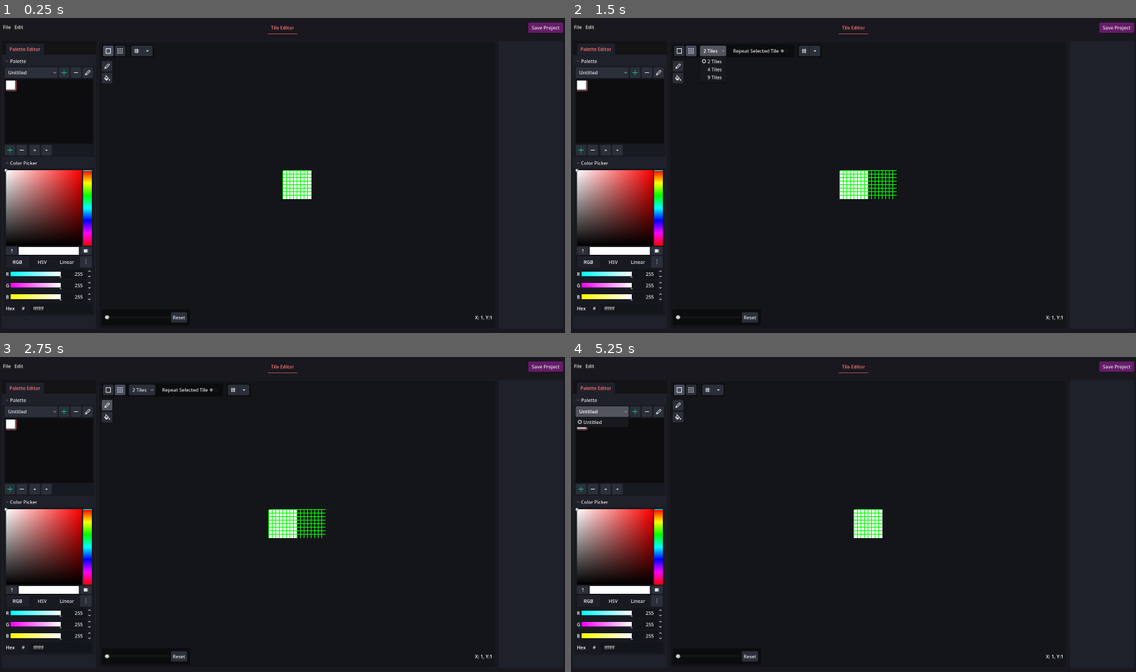
Above: before the commit, frames 1-4 (two rows, left to right).
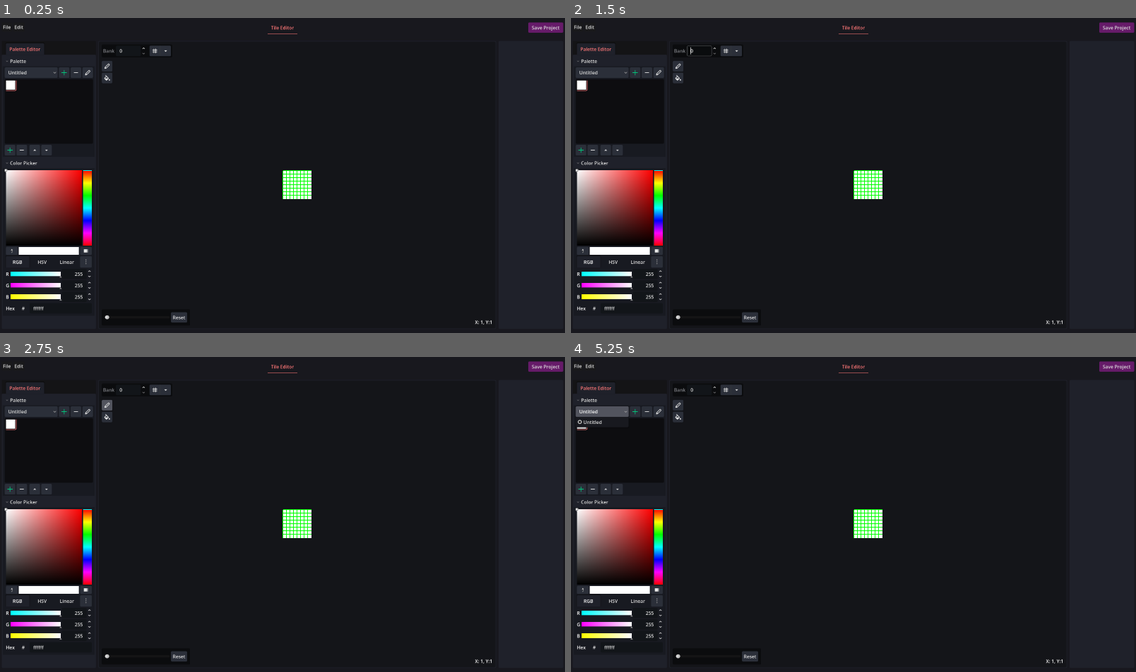
Above: after the commit, the same moments.

Repository: dmoreland117/gba-tile-edit
Game: Godot game, scene res://main.tscn
The game is run twice, just before and just after one commit, with the same random seed, the same clock (stepped at 60 frames per second) and the same inputs. The engine's default icon, where the game draws it, is replaced by a stand-in: a white triangle on a blue panel in a dark square.
Inputs (mouse positions are in pixels of both pictures, inside the frame that each line leads up to):
- Up to frame 1 (0.25 s): no input
- Up to frame 2 (1.5 s): click (689, 49) at 0.52 s; click (712, 49) at 1.25 s, where only the run before the commit has a clickable "2 Tiles"
- Up to frame 3 (2.75 s): click (107, 404) at 2 s
- Up to frame 4 (5.25 s): click (763, 388) at 2.75 s, where only the run before the commit has a clickable "Repeat Selected Tile"; click (678, 388) at 3.52 s; click (678, 388) at 4.27 s; click "Untitled" at 5 s

The runs differ from the first frame. In frame 1, 0.3% of the frame differs, in the area x 18-87%, y 8-98%; in frame 2, 1.1%; in frame 3, 1.0%; in frame 4, 0.3%.

Commit message:
start tile editor cleanup

Diff:
--- a/plugins/base/editor_ui/tile_editor/tile_editor.gd
+++ b/plugins/base/editor_ui/tile_editor/tile_editor.gd
@@ -21,8 +21,6 @@
 var zoom_step:float = 0.1
 var zoom:float = 4.0 : set=set_zoom
 
-var _tile_size:Vector2
-
 var _mouse_inside:bool = false
 var _mouse_inside_canvas:bool = false
 var _mouse_pos:Vector2 : set=_set_mouse_pos
@@ -35,7 +33,7 @@
 	if !tile_texture:
 		return
 
-	tile_texture.palette = Project.get_palette(id)
+	tile_texture.palette = Project.palettes.get_palette(id)
 
 func set_tile_count(count:int):
 	tile_count = count
@@ -152,6 +150,11 @@
 	tile_texture.tiles_set.connect(_on_tile_texture_tiles_set)
 	set_tile_idx(tile_idx)
 
+	palette_editor.palette_id_changed.connect(
+		func(new_id):
+			set_palette(new_id)
+	)
+
 	Ui.register_tile_editor(self)
 
 func _on_zoom_slider_value_changed(new_value: Variant) -> void:
--- a/plugins/base/editor_ui/tile_editor/tile_editor.tscn
+++ b/plugins/base/editor_ui/tile_editor/tile_editor.tscn
@@ -5,10 +5,7 @@
 [ext_resource type="Script" uid="uid://dhix8gqt5cxjo" path="res://plugins/base/editor_ui/tile_editor/zoom_slider.gd" id="3_1nac1"]
 [ext_resource type="Script" uid="uid://cklhqe0dpape1" path="res://widget/grid_viewer.gd" id="3_ick41"]
 [ext_resource type="Script" uid="uid://0ui4vn5rq25o" path="res://class/grid_data.gd" id="4_1r8kw"]
-[ext_resource type="Texture2D" uid="uid://xiok0g81mbi2" path="res://assets/icons/icon_single_tile.svg" id="4_8sblb"]
-[ext_resource type="Script" uid="uid://b7w70khcp3c0m" path="res://plugins/base/editor_ui/tile_editor/tile_modes.gd" id="4_ick41"]
-[ext_resource type="Texture2D" uid="uid://cqwurvddp01qf" path="res://assets/icons/icon_tiled_tile.svg" id="5_ick41"]
-[ext_resource type="ButtonGroup" uid="uid://ll122ga11ywd" path="res://plugins/base/editor_ui/tile_editor/tile_mode_btn_group.tres" id="5_ul6tg"]
+[ext_resource type="LabelSettings" uid="uid://bdpw4s64226gw" path="res://resources/label/body.tres" id="5_br0id"]
 [ext_resource type="Texture2D" uid="uid://cpnbt8yxfr4me" path="res://assets/grid_x24.svg" id="8_21f4e"]
 [ext_resource type="PackedScene" uid="uid://soyhgvhpjnjj" path="res://widget/dropdown__button.tscn" id="10_5cgb8"]
 [ext_resource type="Texture2D" uid="uid://coylvar1xkb1r" path="res://assets/icons/pencil_24x.svg" id="10_opda1"]
@@ -84,55 +81,6 @@
 size_flags_vertical = 3
 theme_override_constants/separation = 12
 
-[node name="tile_modes" type="PanelContainer" parent="bg_panel/MarginContainer/VBoxContainer/ScrollContainer/options_menubar" unique_id=1389702608]
-unique_name_in_owner = true
-layout_mode = 2
-size_flags_horizontal = 0
-mouse_filter = 1
-theme_type_variation = &"widget_container_panel"
-script = ExtResource("4_ick41")
-
-[node name="hbox" type="HBoxContainer" parent="bg_panel/MarginContainer/VBoxContainer/ScrollContainer/options_menubar/tile_modes" unique_id=1324532924]
-unique_name_in_owner = true
-layout_mode = 2
-theme_override_constants/separation = 12
-
-[node name="HBoxContainer" type="HBoxContainer" parent="bg_panel/MarginContainer/VBoxContainer/ScrollContainer/options_menubar/tile_modes/hbox" unique_id=1073132950]
-layout_mode = 2
-
-[node name="single_tile_btn" type="Button" parent="bg_panel/MarginContainer/VBoxContainer/ScrollContainer/options_menubar/tile_modes/hbox/HBoxContainer" unique_id=382115224]
-layout_mode = 2
-theme_type_variation = &"widget_menubar_button"
-toggle_mode = true
-button_pressed = true
-button_group = ExtResource("5_ul6tg")
-icon = ExtResource("4_8sblb")
-
-[node name="multi_tile_btn" type="Button" parent="bg_panel/MarginContainer/VBoxContainer/ScrollContainer/options_menubar/tile_modes/hbox/HBoxContainer" unique_id=1346399446]
-layout_mode = 2
-theme_type_variation = &"widget_menubar_button"
-toggle_mode = true
-button_group = ExtResource("5_ul6tg")
-icon = ExtResource("5_ick41")
-
-[node name="tile_count_opt" type="OptionButton" parent="bg_panel/MarginContainer/VBoxContainer/ScrollContainer/options_menubar/tile_modes/hbox" unique_id=597574033]
-unique_name_in_owner = true
-layout_mode = 2
-selected = 0
-item_count = 3
-popup/item_0/text = "2 Tiles"
-popup/item_0/id = 2
-popup/item_1/text = "4 Tiles"
-popup/item_1/id = 4
-popup/item_2/text = "9 Tiles"
-popup/item_2/id = 9
-
-[node name="repeat_tile_btn" type="CheckButton" parent="bg_panel/MarginContainer/VBoxContainer/ScrollContainer/options_menubar/tile_modes/hbox" unique_id=413527362]
-unique_name_in_owner = true
-layout_mode = 2
-text = "Repeat Selected Tile"
-flat = true
-
 [node name="grid_options" type="PanelContainer" parent="bg_panel/MarginContainer/VBoxContainer/ScrollContainer/options_menubar" unique_id=45948003]
 unique_name_in_owner = true
 layout_mode = 2
@@ -141,6 +89,17 @@
 [node name="HBoxContainer" type="HBoxContainer" parent="bg_panel/MarginContainer/VBoxContainer/ScrollContainer/options_menubar/grid_options" unique_id=1225992685]
 layout_mode = 2
 theme_override_constants/separation = 12
+
+[node name="HBoxContainer" type="HBoxContainer" parent="bg_panel/MarginContainer/VBoxContainer/ScrollContainer/options_menubar/grid_options/HBoxContainer" unique_id=1460217320]
+layout_mode = 2
+
+[node name="Label" type="Label" parent="bg_panel/MarginContainer/VBoxContainer/ScrollContainer/options_menubar/grid_options/HBoxContainer/HBoxContainer" unique_id=496868127]
+layout_mode = 2
+text = "Bank"
+label_settings = ExtResource("5_br0id")
+
+[node name="SpinBox" type="SpinBox" parent="bg_panel/MarginContainer/VBoxContainer/ScrollContainer/options_menubar/grid_options/HBoxContainer/HBoxContainer" unique_id=548031096]
+layout_mode = 2
 
 [node name="grid_dropdown" parent="bg_panel/MarginContainer/VBoxContainer/ScrollContainer/options_menubar/grid_options/HBoxContainer" unique_id=68802493 instance=ExtResource("10_5cgb8")]
 unique_name_in_owner = true
@@ -200,18 +159,15 @@
 [node name="Label" type="Label" parent="bg_panel/MarginContainer/VBoxContainer/HBoxContainer" unique_id=996297942]
 layout_mode = 2
 size_flags_horizontal = 3
+size_flags_vertical = 1
 text = "X: 1, Y:1"
 horizontal_alignment = 2
+vertical_alignment = 2
 
 [connection signal="mouse_entered" from="bg_panel" to="." method="_on_bg_panel_mouse_entered"]
 [connection signal="mouse_exited" from="bg_panel" to="." method="_on_bg_panel_mouse_exited"]
 [connection signal="mouse_entered" from="bg_panel/ScrollContainer/tile_texture" to="." method="_on_tile_texture_mouse_entered"]
 [connection signal="mouse_exited" from="bg_panel/ScrollContainer/tile_texture" to="." method="_on_tile_texture_mouse_exited"]
-[connection signal="repeat_selected_tile_set" from="bg_panel/MarginContainer/VBoxContainer/ScrollContainer/options_menubar/tile_modes" to="." method="_on_tile_modes_repeat_selected_tile_set"]
-[connection signal="tile_count_changed" from="bg_panel/MarginContainer/VBoxContainer/ScrollContainer/options_menubar/tile_modes" to="." method="_on_tile_modes_tile_count_changed"]
-[connection signal="tile_mode_changed" from="bg_panel/MarginContainer/VBoxContainer/ScrollContainer/options_menubar/tile_modes" to="." method="_on_tile_modes_tile_mode_changed"]
-[connection signal="item_selected" from="bg_panel/MarginContainer/VBoxContainer/ScrollContainer/options_menubar/tile_modes/hbox/tile_count_opt" to="bg_panel/MarginContainer/VBoxContainer/ScrollContainer/options_menubar/tile_modes" method="_on_tile_count_opt_item_selected"]
-[connection signal="toggled" from="bg_panel/MarginContainer/VBoxContainer/ScrollContainer/options_menubar/tile_modes/hbox/repeat_tile_btn" to="bg_panel/MarginContainer/VBoxContainer/ScrollContainer/options_menubar/tile_modes" method="_on_check_button_toggled"]
 [connection signal="toggled" from="bg_panel/MarginContainer/VBoxContainer/ScrollContainer/options_menubar/grid_options/HBoxContainer/grid_dropdown" to="." method="_on_grid_dropdown_toggled"]
 [connection signal="value_changed" from="bg_panel/MarginContainer/VBoxContainer/HBoxContainer/zoom_control" to="." method="_on_zoom_slider_value_changed"]
 [connection signal="value_changed" from="bg_panel/MarginContainer/VBoxContainer/HBoxContainer/zoom_control/MarginContainer/HBoxContainer/zoom_slider" to="bg_panel/MarginContainer/VBoxContainer/HBoxContainer/zoom_control" method="_on_zoom_slider_value_changed"]
--- a/project.godot
+++ b/project.godot
@@ -23,7 +23,6 @@
 
 Ui="*res://global/ui.gd"
 Project="*res://global/project.gd"
-Context="*res://global/context.gd"
 CommandPalette="*res://global/command_palette.gd"
 PluginManager="*res://global/plugin_manager.gd"
 Utils="*res://global/utils.gd"
